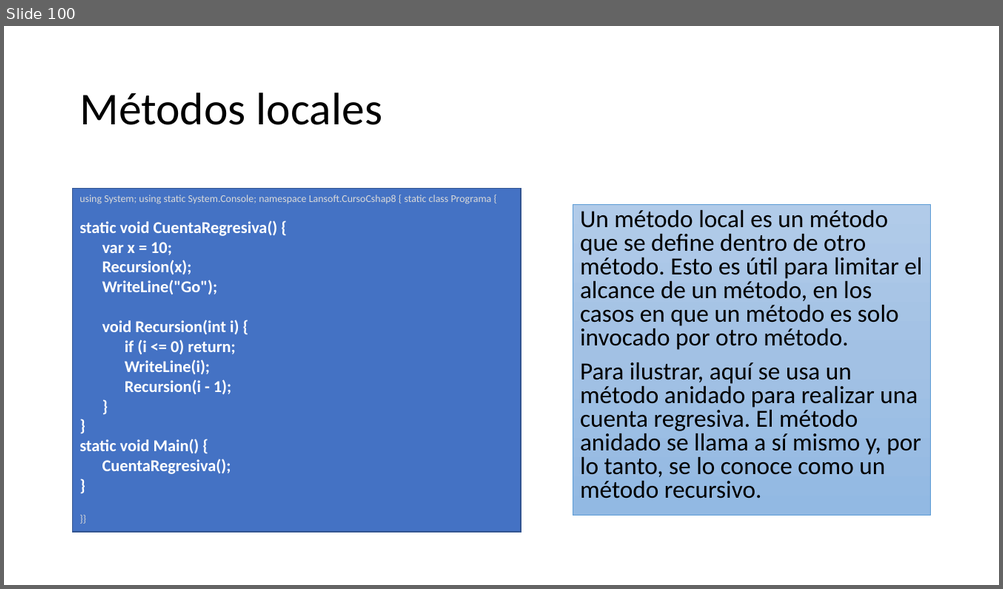
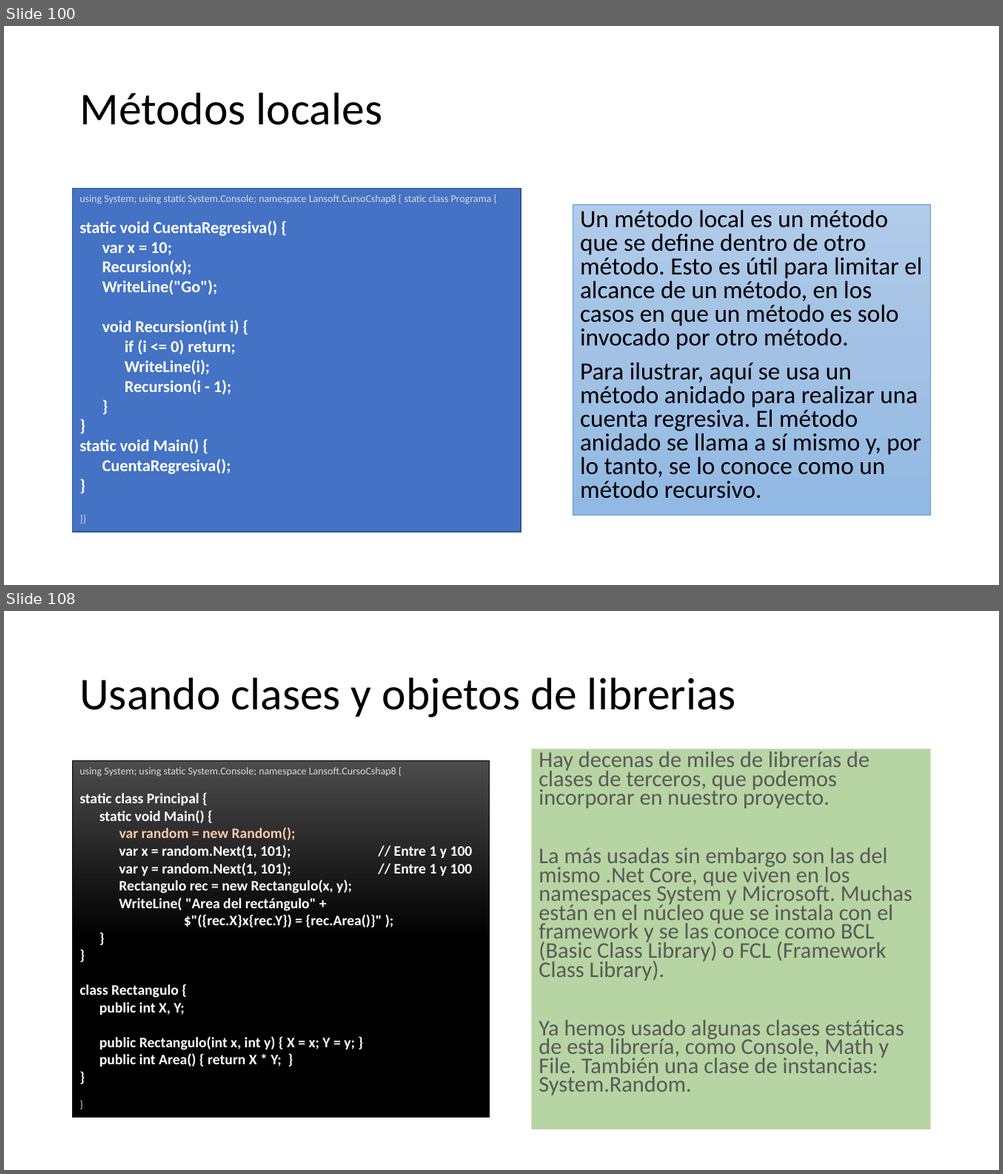
Before and after one commit to AlbertOsinaga/CursoCSharp__8, a slide deck: CSharpQuickReferencia.pptx. Shown one above the other, each under a label of ours: slide 100 before the commit, slides 100 and 108 after it; the slides between them are not shown. The pictures are 1003x589 and 1003x1174 pixels, drawn with LibreOffice and Linux fonts; fonts in the diff are those of the drawing. Boxes give left, top, right and bottom in pixels: in the first picture for what was removed or moved away, otherwise in the second. Text is boxed around its words. In the diff, an @@ line names an element or a change of style, - is before the commit and + after.

```diff
--- a/CSharpQuickReferencia.pptx
+++ b/CSharpQuickReferencia.pptx
@@ slide 108 added at [4,611,999,1170], background #FFFFFF @@
@@ title added at [79,678,736,718], 44 pt, text #000000 @@
+Usando clases y objetos de librerias
@@ rectangle added at [73,761,489,1118], fill gradient #4B4B4B to #000000, outline #000000 0.5 pt, 14 pt, text #FFFFFF, bold @@
+using System; using static System.Console; namespace Lansoft.CursoCshap8 {
+static class Principal {
+static void Main() {
+var random = new Random();
+var x = random.Next(1, 101); // Entre 1 y 100
+var y = random.Next(1, 101); // Entre 1 y 100
+Rectangulo rec = new Rectangulo(x, y);
+WriteLine( "Area del rectángulo" +
+$"({rec.X}x{rec.Y}) = {rec.Area()}" );
+}
+}
+class Rectangulo {
+public int X, Y;
+public Rectangulo(int x, int y) { X = x; Y = y; }
+public int Area() { return X * Y; }
+}
+}
@@ text added at [532,749,930,1130], fill #70AD47 at 50% opacity, 21.7 pt, text #595959 @@
+Hay decenas de miles de librerías de clases de terceros, que podemos incorporar en nuestro proyecto.
+La más usadas sin embargo son las del mismo .Net Core, que viven en los namespaces System y Microsoft. Muchas están en el núcleo que se instala con el framework y se las conoce como BCL (Basic Class Library) o FCL (Framework Class Library).
+Ya hemos usado algunas clases estáticas de esta librería, como Console, Math y File. También una clase de instancias: System.Random.
```
Also in this commit, not shown: 10 other slides added, 1 other file.
